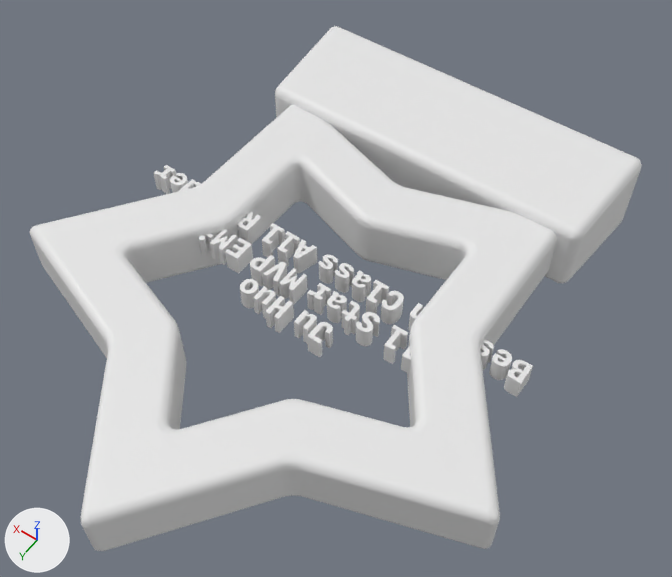
Before and after pictures for a commit that changed the Blender file Untitled.blend.
Camera for both pictures: a 50 mm camera at (-0.104, 0.124, 0.219) aimed at (-0.005, -0.015, 0.002). The axes (+X, +Y, +Z) are drawn at lower left. The lights are the same throughout. The older version comes first.

Before the edit, the objects in view are built like this:
```python
me_circle_005 = bpy.data.meshes.new('Circle.005')
me_circle_005.from_pydata(...)  # 44 vertices, 24 faces; spans x -0.083..0.082, y -0.072..0.085, z -0.01..0.01
me_cube_002 = bpy.data.meshes.new('Cube.002')
me_cube_002.from_pydata(...)  # 8 vertices, 6 faces; spans x -0.0604..0.0604, y -0.02..0.02, z -0.015..0.015
me_text = bpy.data.meshes.new('Text')
me_text.from_pydata(...)  # 5222 vertices, 7713 faces; spans x -0.0668..0.067, y -0.021..0.0069, z 0.0..0.007
ob_circle_001 = bpy.data.objects.new('Circle.001', me_circle_005)
ob_circle_001.location = (0.0, 0.0, 0.0)
_m = ob_circle_001.modifiers.new('Bevel', 'BEVEL')
_m.width = 0.003
_m.width_pct = 0.003
_m.segments = 100
_m.miter_outer = 'MITER_ARC'
ob_cube = bpy.data.objects.new('Cube', me_cube_002)
ob_cube.location = (0.0, -0.085, 0.0)
_m = ob_cube.modifiers.new('Bevel', 'BEVEL')
_m.width = 0.003
_m.width_pct = 0.003
_m.segments = 100
_m.miter_outer = 'MITER_ARC'
ob_text = bpy.data.objects.new('Text', me_text)
ob_text.location = (0.0, 0.0, 0.0)
```
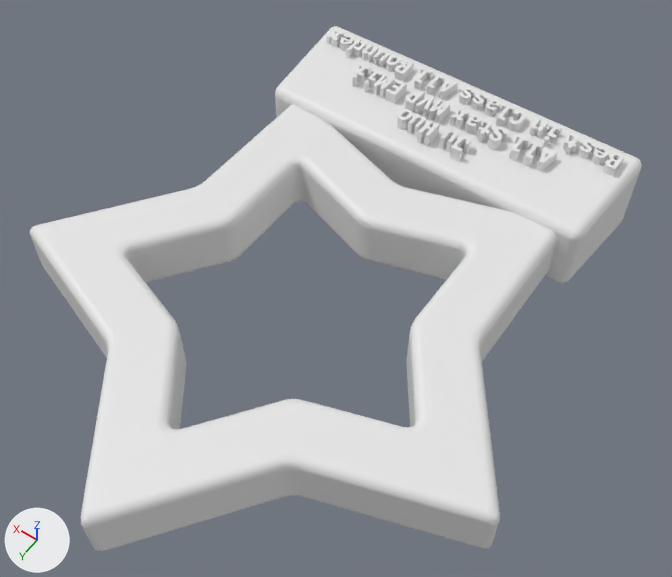
Pixel boxes [x1, y1, x2, y2] of what changed, in the pictures (672 x 577 px):
'Text', moved, rescaled (21% narrower, 37% shorter): before [154, 165, 533, 397]; after [327, 30, 625, 176]

The change in detail:
Object 'Text' (ob_text) moves from (0.0, 0.0, 0.0) to (0.0, -0.0782, 0.0103).
Object 'Text' (ob_text) is rescaled from (1.0, 1.0, 1.0) to (0.822, 1.0, 1.0).
